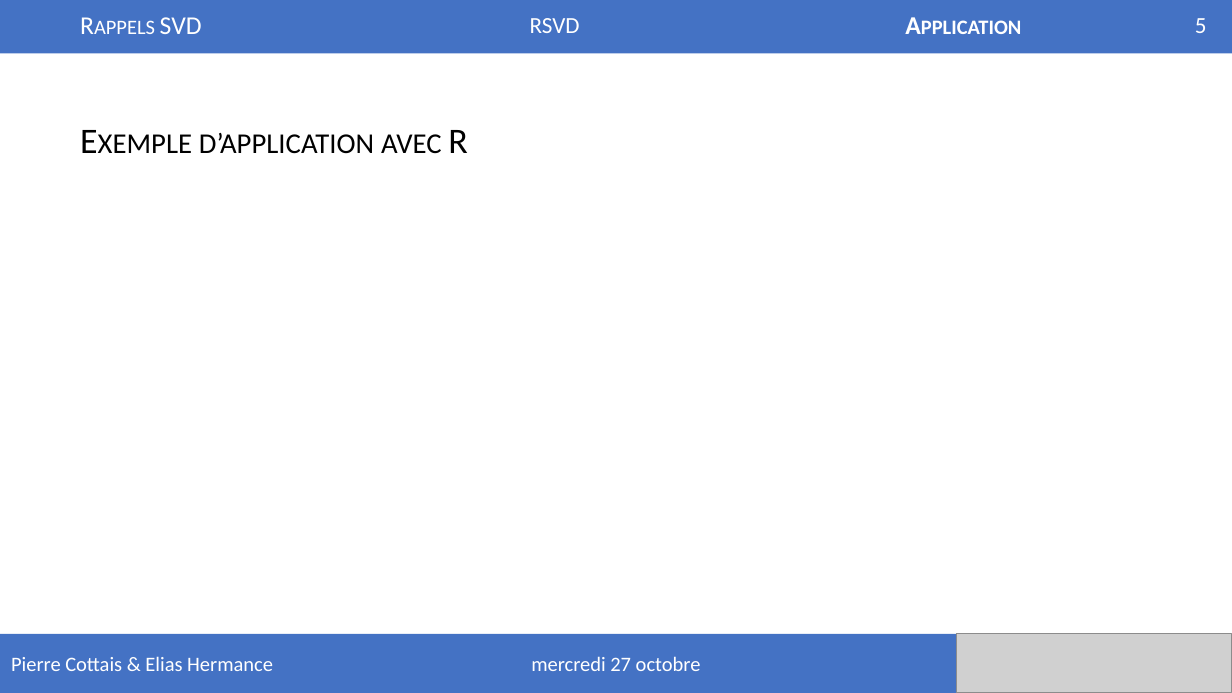
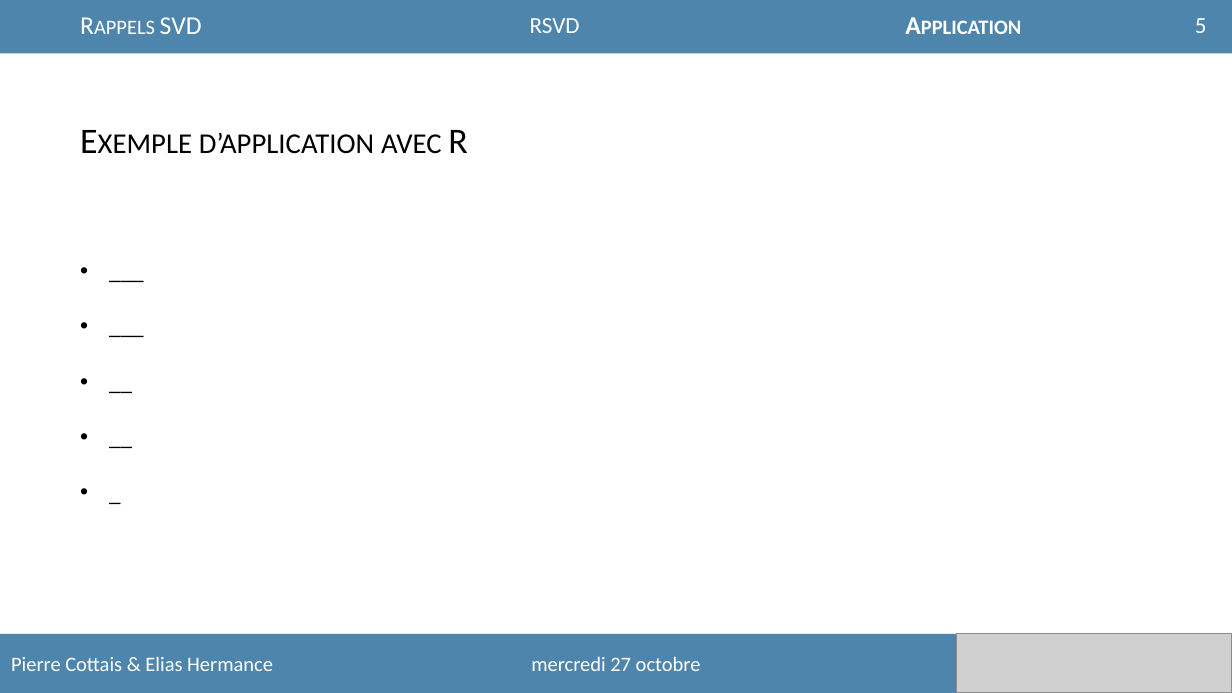
Before and after one commit to Easill/RSVD, a slide deck: slide 5 of presentation.pptx. Drawn at 1232x693 pixels with LibreOffice and Linux fonts; fonts in the diff are those of the drawing; grey boxes stand for pictures. Boxes give left, top, right and bottom in pixels: in the first picture for what was removed or moved away, otherwise in the second. Text is boxed around its words. In the diff, an @@ line names an element or a change of style, - is before the commit and + after.

```diff
--- a/presentation.pptx
+++ b/presentation.pptx
@@ rectangle at box(0, 0, 1232, 54): fill #4472C4 to #4D85AC @@
@@ text added at box(71, 225, 154, 506), 18 pt, text #000000 @@
+• ___
+• ___
+• __
+• __
+• _
@@ rectangle at box(0, 634, 1232, 693): fill #4472C4 to #4D85AC @@
```
Also in this commit, not shown: 5 other slides changed.
